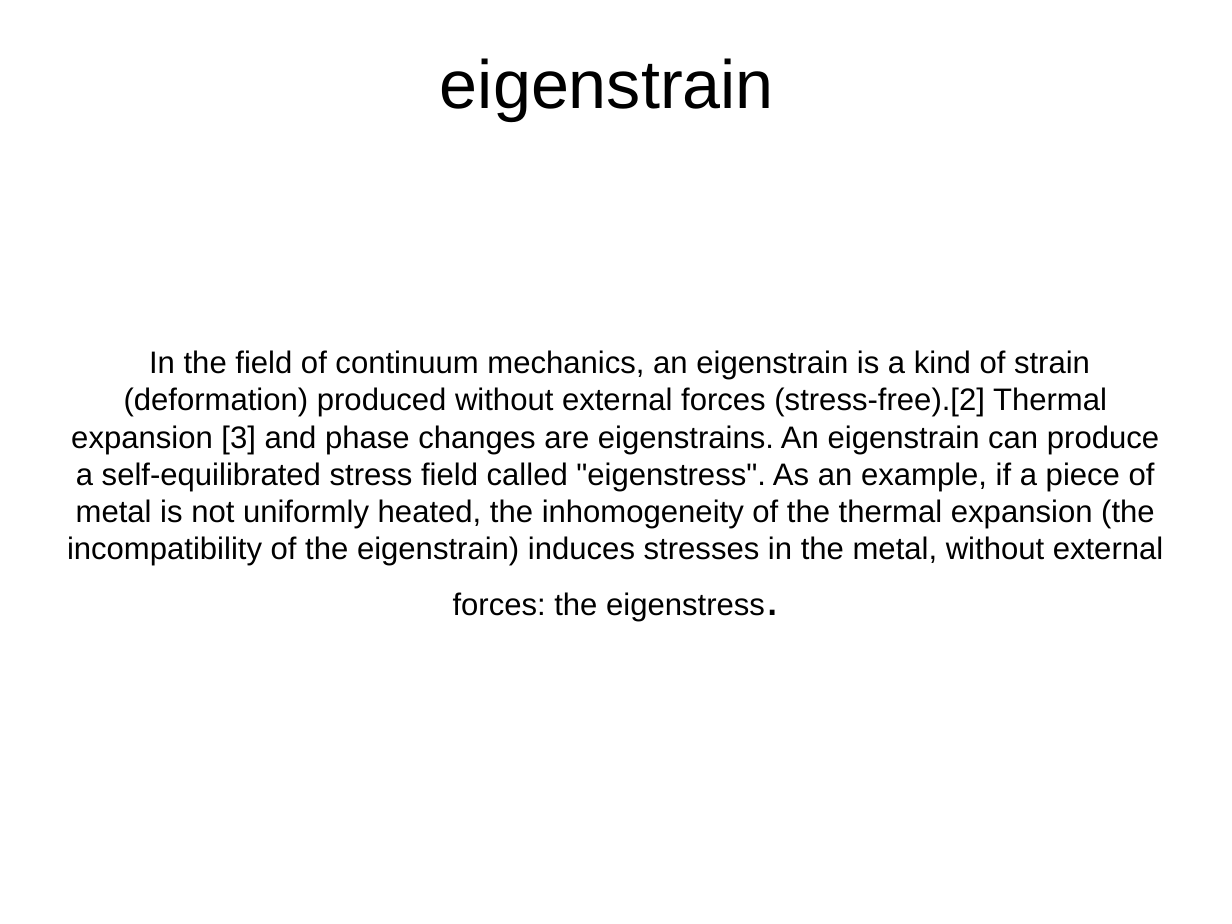
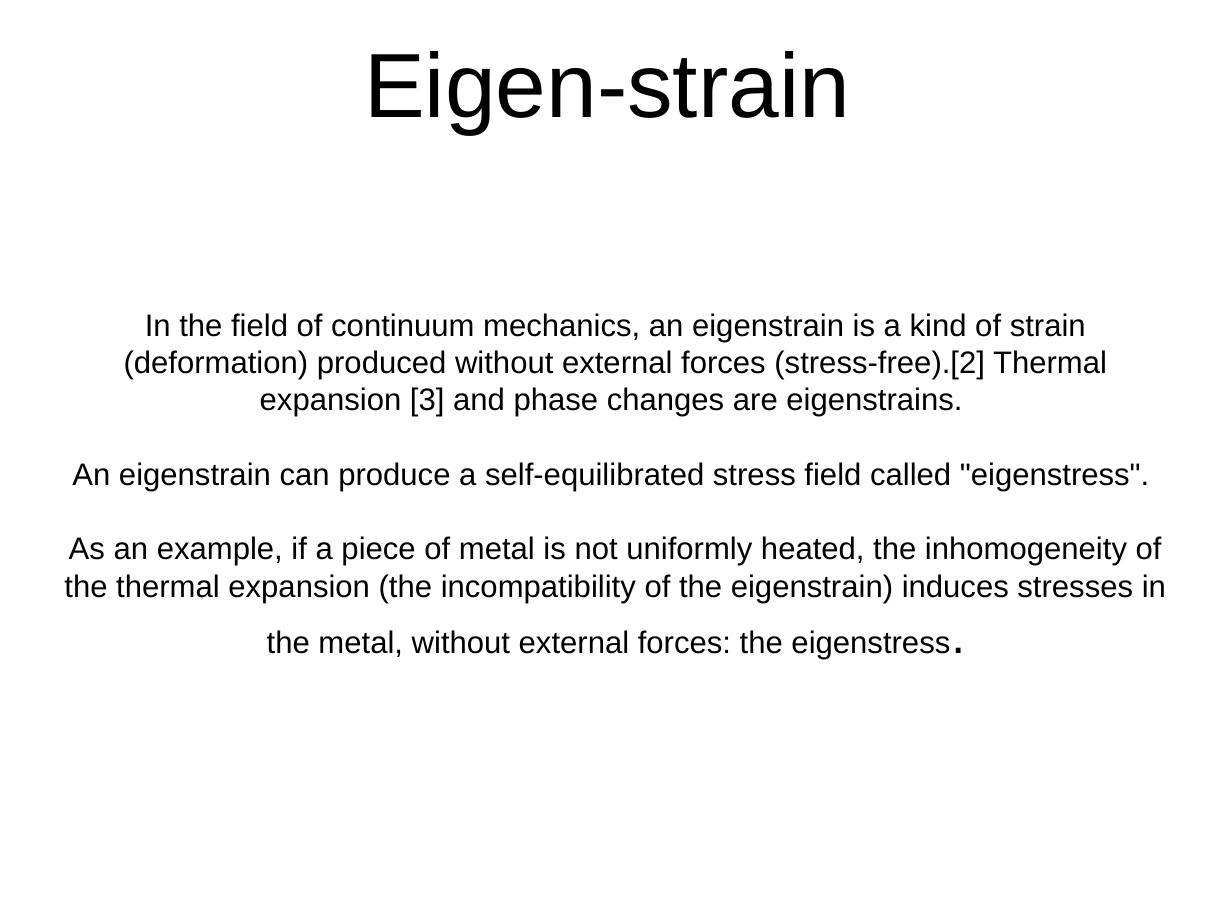
Before and after one commit to sushanthk15/JournalClub2, a slide deck: slide 4 of Review Presentation.odp. Drawn at 1232x924 pixels with LibreOffice and Linux fonts; fonts in the diff are those of the drawing; background and template pictures are left out. Boxes give left, top, right and bottom in pixels: in the first picture for what was removed or moved away, otherwise in the second. Text is boxed around its words. In the diff, an @@ line names an element or a change of style, - is before the commit and + after.

```diff
--- a/Review Presentation.odp
+++ b/Review Presentation.odp
@@ title at <box>364,51,850,134</box>: text changed; size 44 to 58.7 pt @@
-eigenstrain
+Eigen-strain
@@ subtitle at <box>64,313,1166,659</box>: text changed @@
-In the field of continuum mechanics, an eigenstrain is a kind of strain (deformation) produced without external forces (stress-free).[2] Thermal expansion [3] and phase changes are eigenstrains. An eigenstrain can produce a self-equilibrated stress field called "eigenstress". As an example, if a piece of metal is not uniformly heated, the inhomogeneity of the thermal expansion (the incompatibility of the eigenstrain) induces stresses in the metal, without external forces: the eigenstress.
+In the field of continuum mechanics, an eigenstrain is a kind of strain (deformation) produced without external forces (stress-free).[2] Thermal expansion [3] and phase changes are eigenstrains.
+An eigenstrain can produce a self-equilibrated stress field called "eigenstress".
+As an example, if a piece of metal is not uniformly heated, the inhomogeneity of the thermal expansion (the incompatibility of the eigenstrain) induces stresses in the metal, without external forces: the eigenstress.
```
Also in this commit, not shown: 1 other slide changed, 11 slides added, 4 slides removed, 1 other file.
